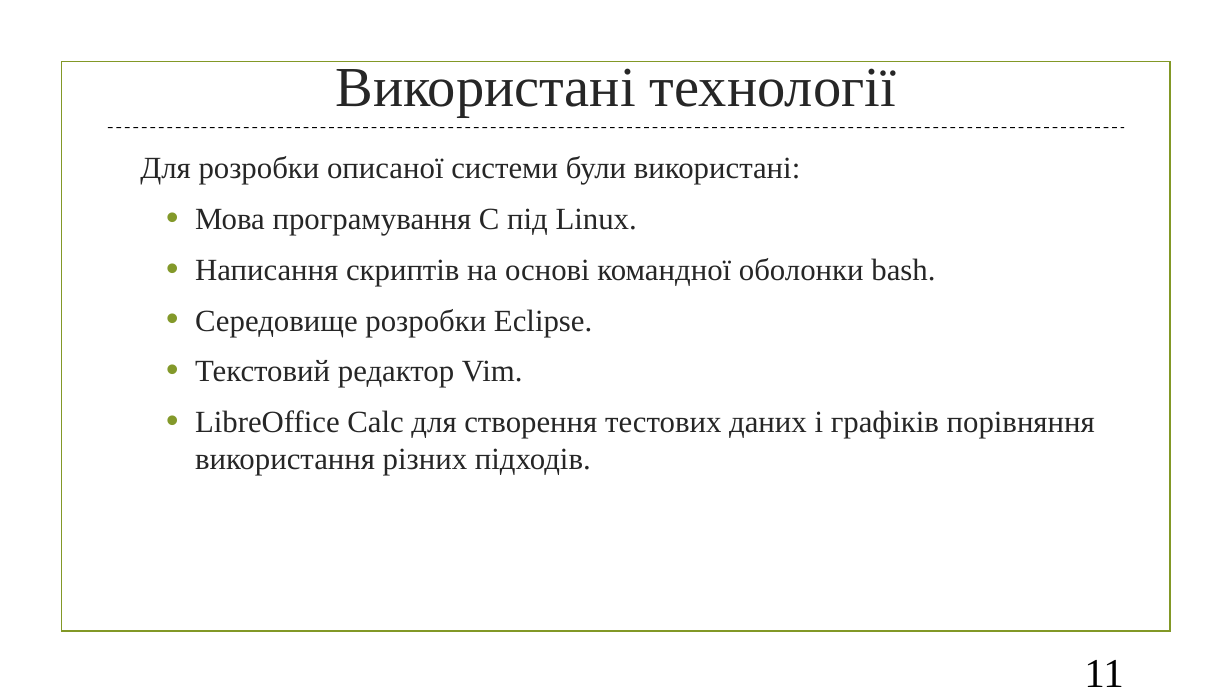
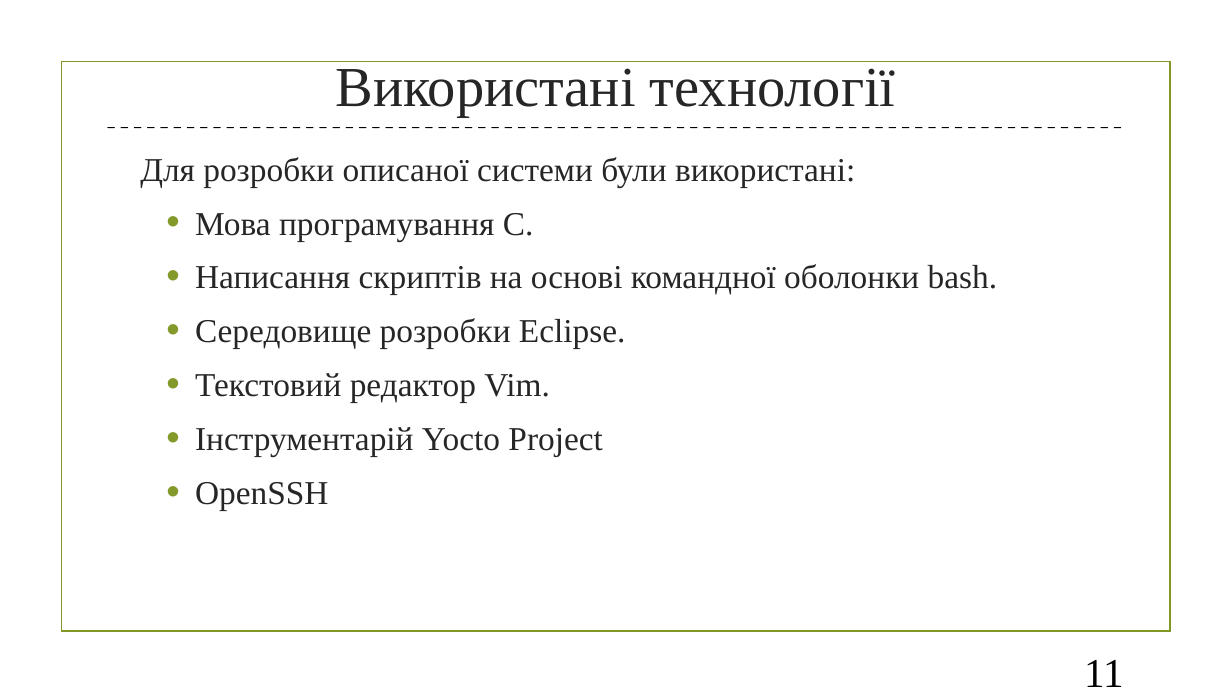
Before and after one commit to MykytaOpanyuk/AgrarInformer_diploma, a slide deck: slide 11 of presentation/Presentation_final_diploma.pptx. Drawn at 1232x693 pixels with LibreOffice and Linux fonts; fonts in the diff are those of the drawing; background and template pictures are left out. Boxes give left, top, right and bottom in pixels: in the first picture for what was removed or moved away, otherwise in the second. Text is boxed around its words. In the diff, an @@ line names an element or a change of style, - is before the commit and + after.

```diff
--- a/presentation/Presentation_final_diploma.pptx
+++ b/presentation/Presentation_final_diploma.pptx
@@ text at [140,157,998,403]: size 24 to 26 pt in "Для розробки описаної системи були використані:", "Написання скриптів на основі командної оболонки bash.", "Середовище розробки Eclipse.", "Текстовий редактор Vim." @@
@@ text at [195,213,534,241]: text changed; size 24 to 26 pt @@
-  • Мова програмування C під Linux.
+  • Мова програмування C.
@@ text at [195,427,602,511]: text changed; size 24 to 26 pt @@
-  • LibreOffice Calc для створення тестових даних і графіків порівняння використання різних підходів.
+  • Інструментарій Yocto Project
+  • OpenSSH
```
Also in this commit, not shown: 10 other slides changed, 2 slides added, 2 slides removed, 6 other files.
